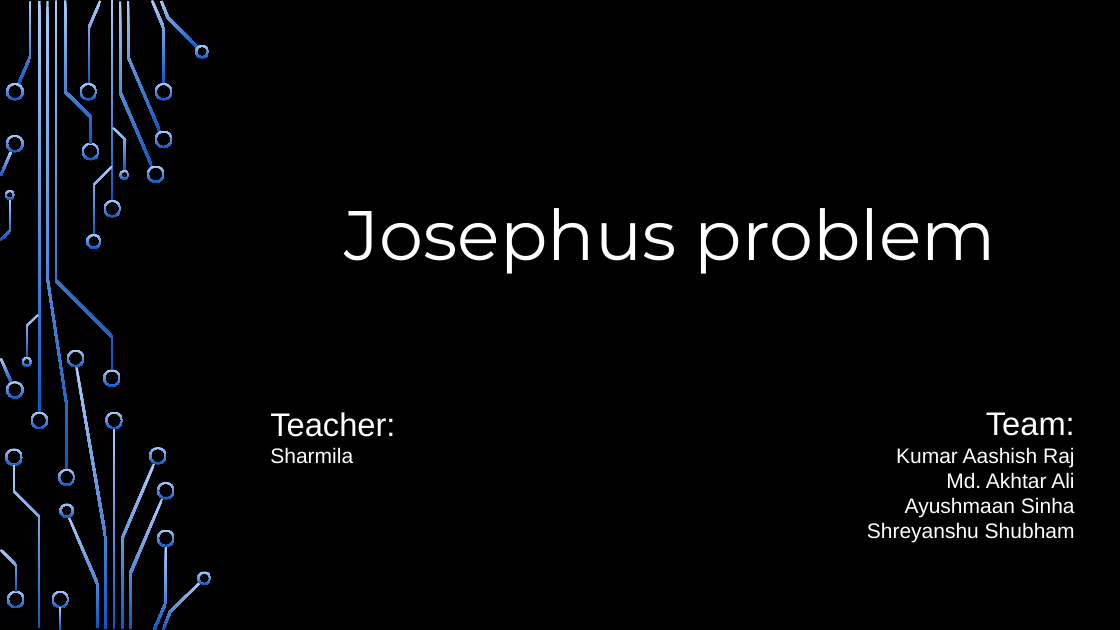
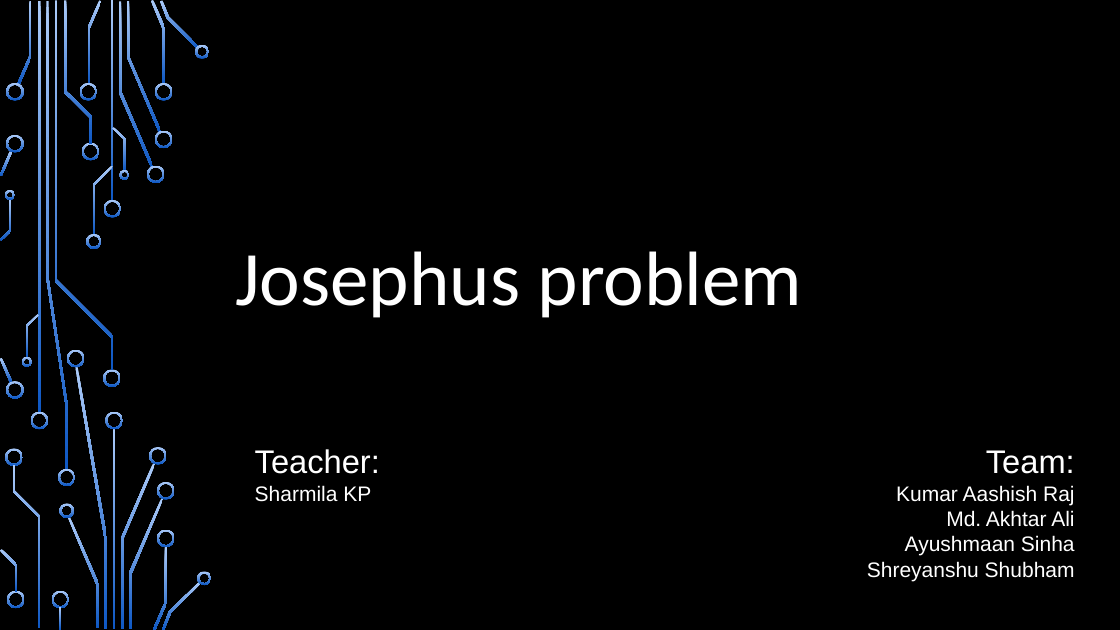
Before and after one commit to arcadesArena/college-sem3-dsaJosephusAssignment, a slide deck: slide 1 of presentaiton.pptx. Drawn at 1120x630 pixels with LibreOffice and Linux fonts; fonts in the diff are those of the drawing; background and template pictures are left out. Boxes give left, top, right and bottom in pixels: in the first picture for what was removed or moved away, otherwise in the second. Text is boxed around its words. In the diff, an @@ line names an element or a change of style, - is before the commit and + after.

```diff
--- a/presentaiton.pptx
+++ b/presentaiton.pptx
@@ text "Josephus problem": place and size @@
-text "Josephus problem" at bbox=[345, 208, 996, 274]
+text "Josephus problem" at bbox=[235, 251, 802, 318]
@@ text "Josephus problem" at bbox=[235, 251, 802, 318]: size 60 to 66 pt, font Montserrat to Calibri @@
@@ text "Teacher:": place and size @@
-text "Teacher:" at bbox=[270, 412, 395, 464]
+text "Teacher:" at bbox=[255, 449, 380, 502]
@@ text "Team:": place and size @@
-text "Team:" at bbox=[867, 412, 1075, 543]
+text "Team:" at bbox=[867, 450, 1075, 581]
@@ text at bbox=[255, 485, 371, 502]: text changed @@
-Sharmila
+Sharmila KP
```
Also in this commit, not shown: 6 other slides changed, 1 slide added, 1 slide removed.
